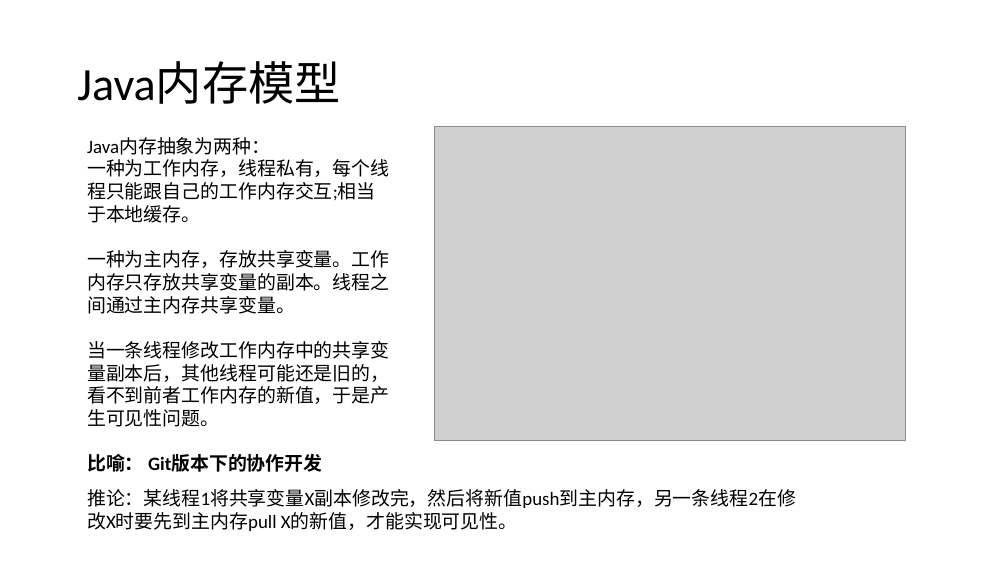
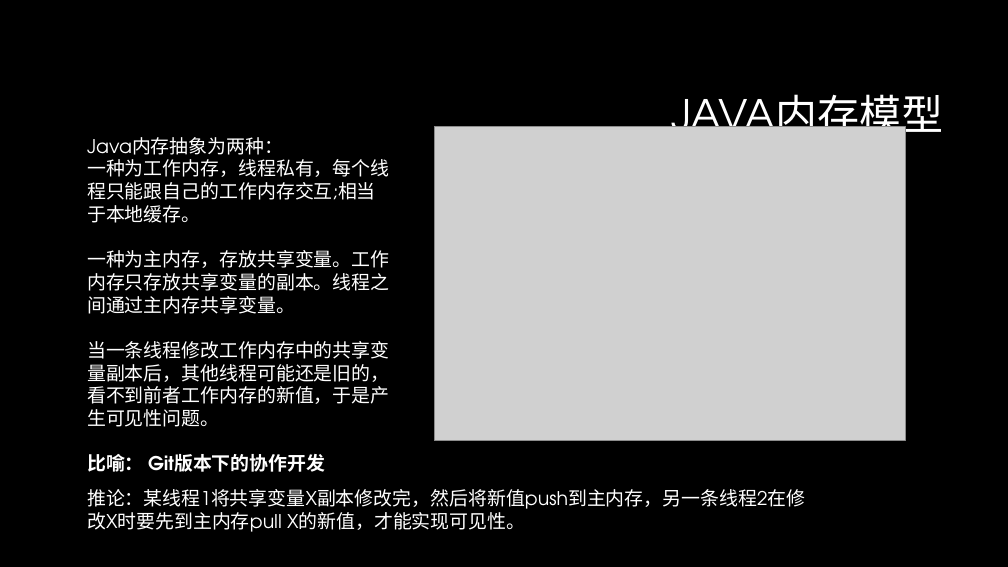
Before and after one commit to GerogeLeon/multithread_demo, a slide deck: slide 13 of JAVA并发编程.pptx. Drawn at 1008x567 pixels with LibreOffice and Linux fonts; fonts in the diff are those of the drawing; grey boxes stand for pictures; background and template pictures are left out. Boxes give left, top, right and bottom in pixels: in the first picture for what was removed or moved away, otherwise in the second. Text is boxed around its words. In the diff, an @@ line names an element or a change of style, - is before the commit and + after.

```diff
--- a/JAVA并发编程.pptx
+++ b/JAVA并发编程.pptx
@@ background #FFFFFF to #000000 @@
@@ title at (x1=671, y1=94, x2=944, y2=149): text changed; size 44 to 40 pt; font Calibri to TeX Gyre Adventor; text colour #000000 to #FFFFFF @@
-Java内存模型
+JAVA内存模型
@@ text "Java内存抽象为两种：" at (x1=87, y1=137, x2=389, y2=472): font Calibri to TeX Gyre Adventor, text colour #000000 to #FFFFFF @@
@@ text "推论：某线程1将共享变量X副本修改完，然后将新值push到主内存，另一条线程2在修改X时要先到主内存pull X的新值， ..." at (x1=87, y1=489, x2=805, y2=530): font Calibri to TeX Gyre Adventor, text colour #000000 to #FFFFFF @@
```
Also in this commit, not shown: 34 other slides changed, 1 slide added.
